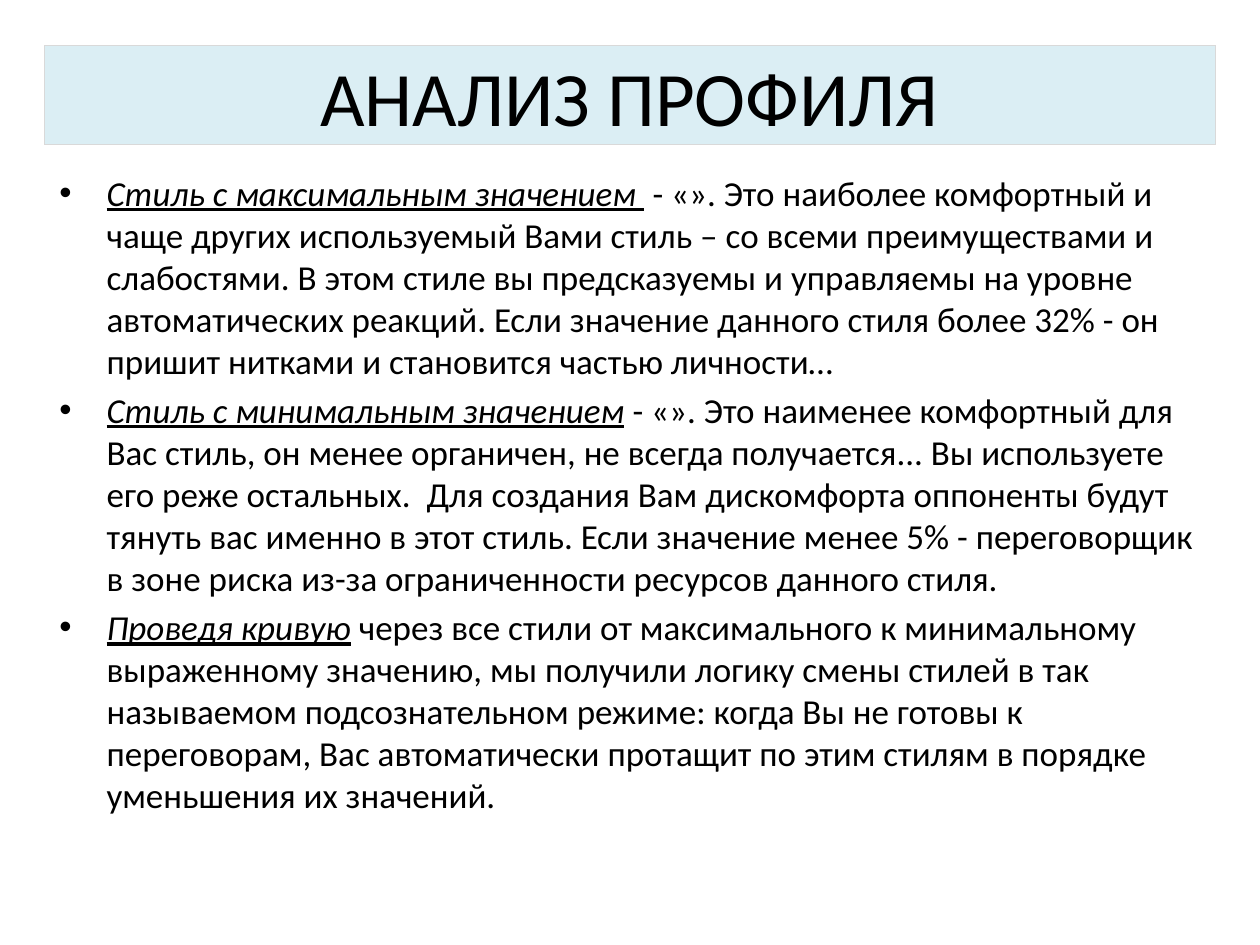
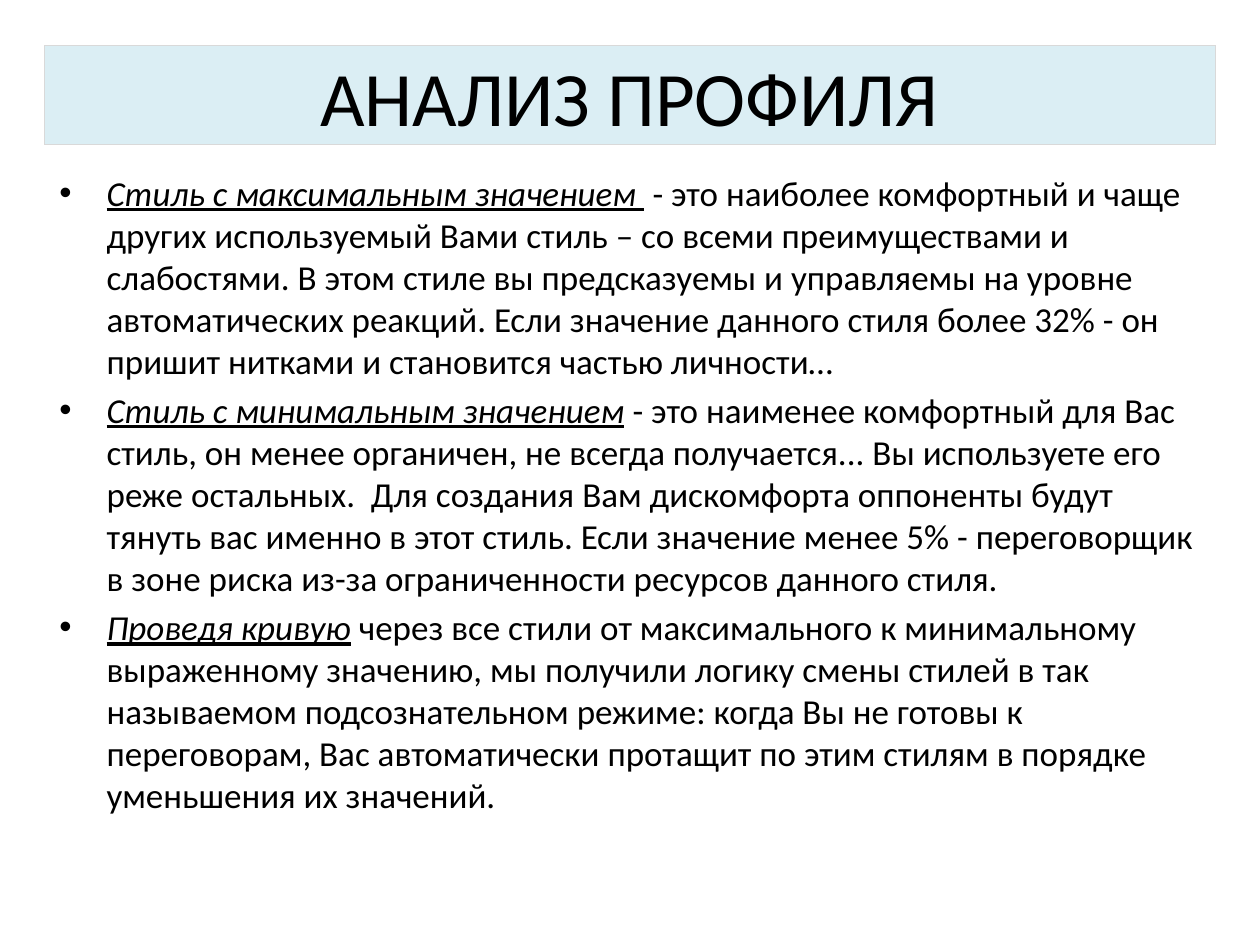
Before and after one commit to apakufai/ISeC_workfiles, a slide deck: slide 23 of ИКС-файл/00ШАБЛОН ОСЕНЬ 22.pptx. Drawn at 1260x945 pixels with LibreOffice and Linux fonts; fonts in the diff are those of the drawing; background and template pictures are left out. Boxes give left, top, right and bottom in pixels: in the first picture for what was removed or moved away, otherwise in the second. Text is boxed around its words. In the diff, an @@ line names an element or a change of style, - is before the commit and + after.

```diff
--- a/ИКС-файл/00ШАБЛОН ОСЕНЬ 22.pptx
+++ b/ИКС-файл/00ШАБЛОН ОСЕНЬ 22.pptx
@@ text at <box>107,182,1193,597</box>: text changed @@
-• Стиль с максимальным значением - «». Это наиболее комфортный и чаще других используемый Вами стиль – со всеми преимуществами и слабостями. В этом стиле вы предсказуемы и управляемы на уровне автоматических реакций. Если значение данного стиля более 32% - он пришит нитками и становится частью личности…
-• Стиль с минимальным значением - «». Это наименее комфортный для Вас стиль, он менее органичен, не всегда получается... Вы используете его реже остальных. Для создания Вам дискомфорта оппоненты будут тянуть вас именно в этот стиль. Если значение менее 5% - переговорщик в зоне риска из-за ограниченности ресурсов данного стиля.
+• Стиль с максимальным значением - это наиболее комфортный и чаще других используемый Вами стиль – со всеми преимуществами и слабостями. В этом стиле вы предсказуемы и управляемы на уровне автоматических реакций. Если значение данного стиля более 32% - он пришит нитками и становится частью личности…
+• Стиль с минимальным значением - это наименее комфортный для Вас стиль, он менее органичен, не всегда получается... Вы используете его реже остальных. Для создания Вам дискомфорта оппоненты будут тянуть вас именно в этот стиль. Если значение менее 5% - переговорщик в зоне риска из-за ограниченности ресурсов данного стиля.
```
Also in this commit, not shown: 10 other slides changed, 2 slides removed.
